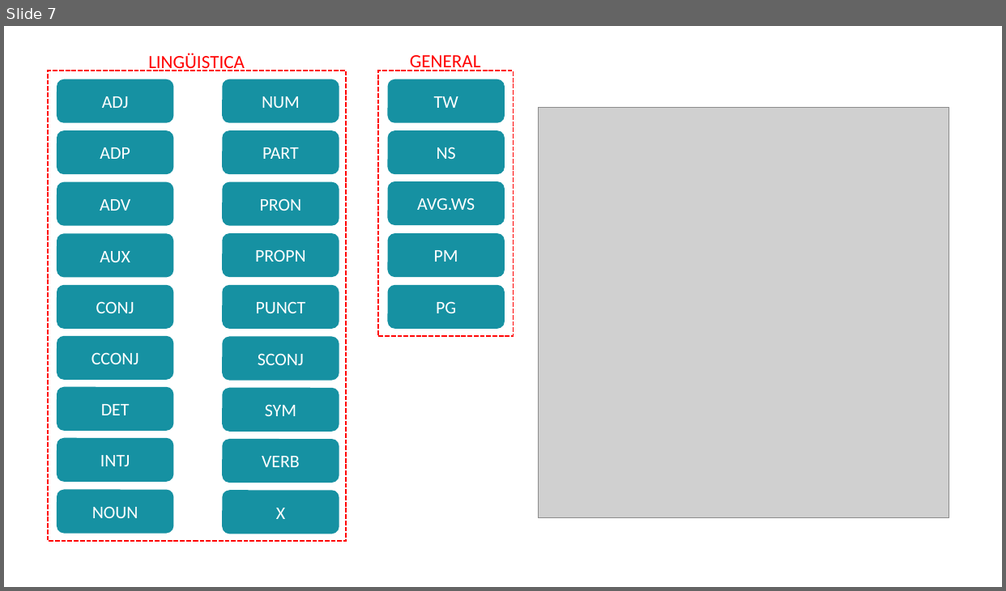
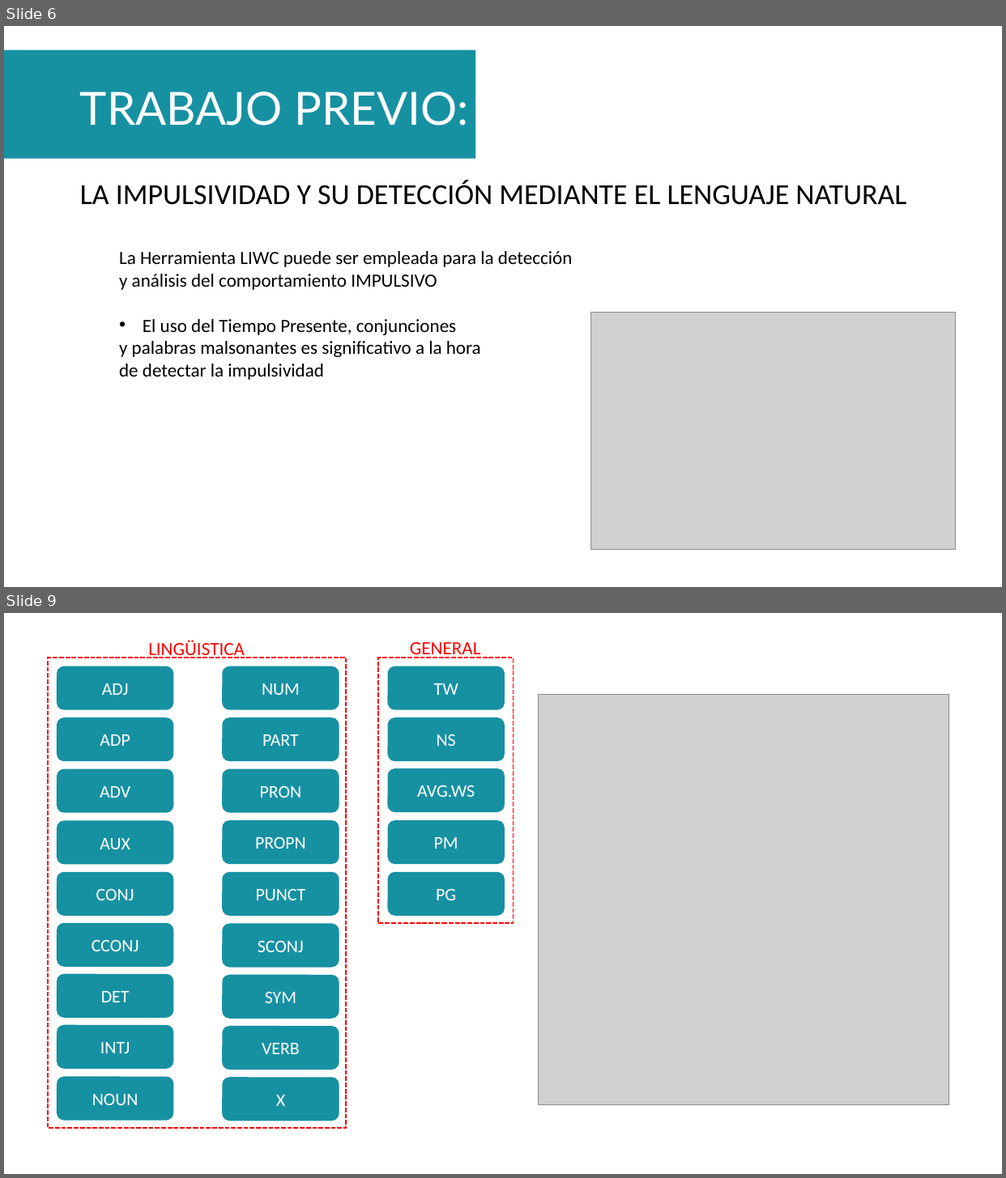
Before and after one commit to pablofernandez070/BrainLingua, a slide deck: Manual_Usuario/BrainLingua NLP.pptx. Shown one above the other, each under a label of ours: slide 7 before the commit, slides 6 and 9 after it; the slides between them are not shown. The pictures are 1006x591 and 1006x1178 pixels, drawn with LibreOffice and Linux fonts; fonts in the diff are those of the drawing; grey boxes stand for pictures. Boxes give left, top, right and bottom in pixels: in the first picture for what was removed or moved away, otherwise in the second. Text is boxed around its words. In the diff, an @@ line names an element or a change of style, - is before the commit and + after.

```diff
--- a/Manual_Usuario/BrainLingua NLP.pptx
+++ b/Manual_Usuario/BrainLingua NLP.pptx
@@ slide 6 added at box(4, 26, 1002, 587), background #FFFFFF @@
@@ rectangle added at box(4, 50, 475, 159), fill #1691A2 @@
@@ title added at box(80, 92, 468, 126), 44 pt, text #FFFFFF @@
+TRABAJO PREVIO:
@@ text added at box(80, 180, 906, 205), 28 pt, text #000000 @@
+LA IMPULSIVIDAD Y SU DETECCIÓN MEDIANTE EL LENGUAJE NATURAL
@@ text added at box(119, 251, 573, 380), 18 pt, text #000000 @@
+La Herramienta LIWC puede ser empleada para la detección
+y análisis del comportamiento IMPULSIVO
+• El uso del Tiempo Presente, conjunciones
+y palabras malsonantes es significativo a la hora
+de detectar la impulsividad
@@ picture added at box(592, 313, 956, 550) @@
@@ what was slide 7 is now slide 9 @@
```
Also in this commit, not shown: 6 slides changed, 3 other slides added, 2 slides removed, 12 other files.
